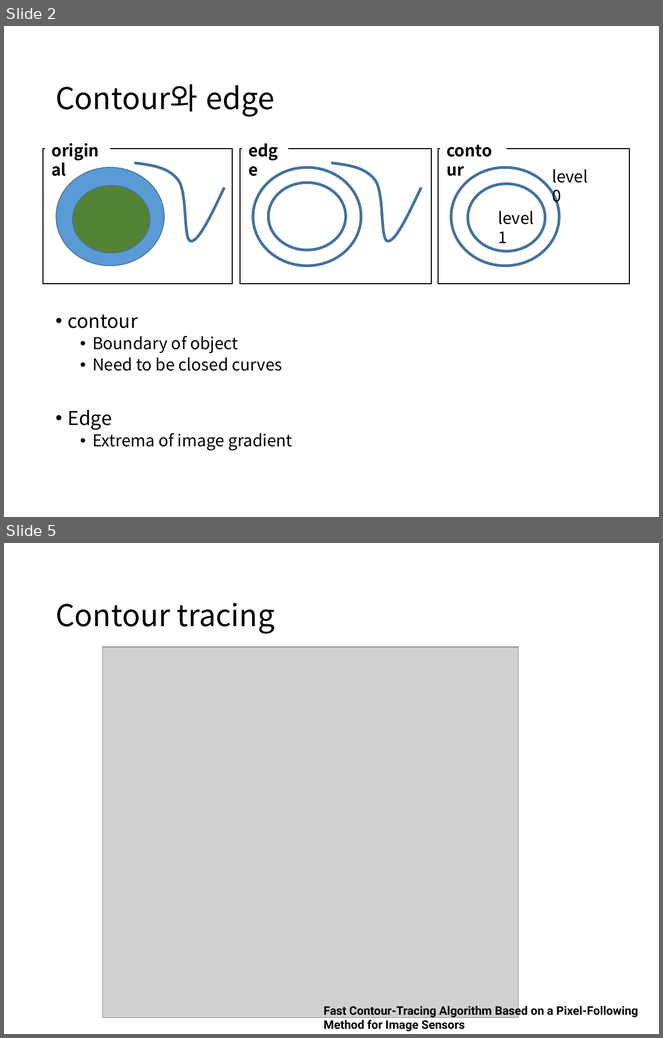
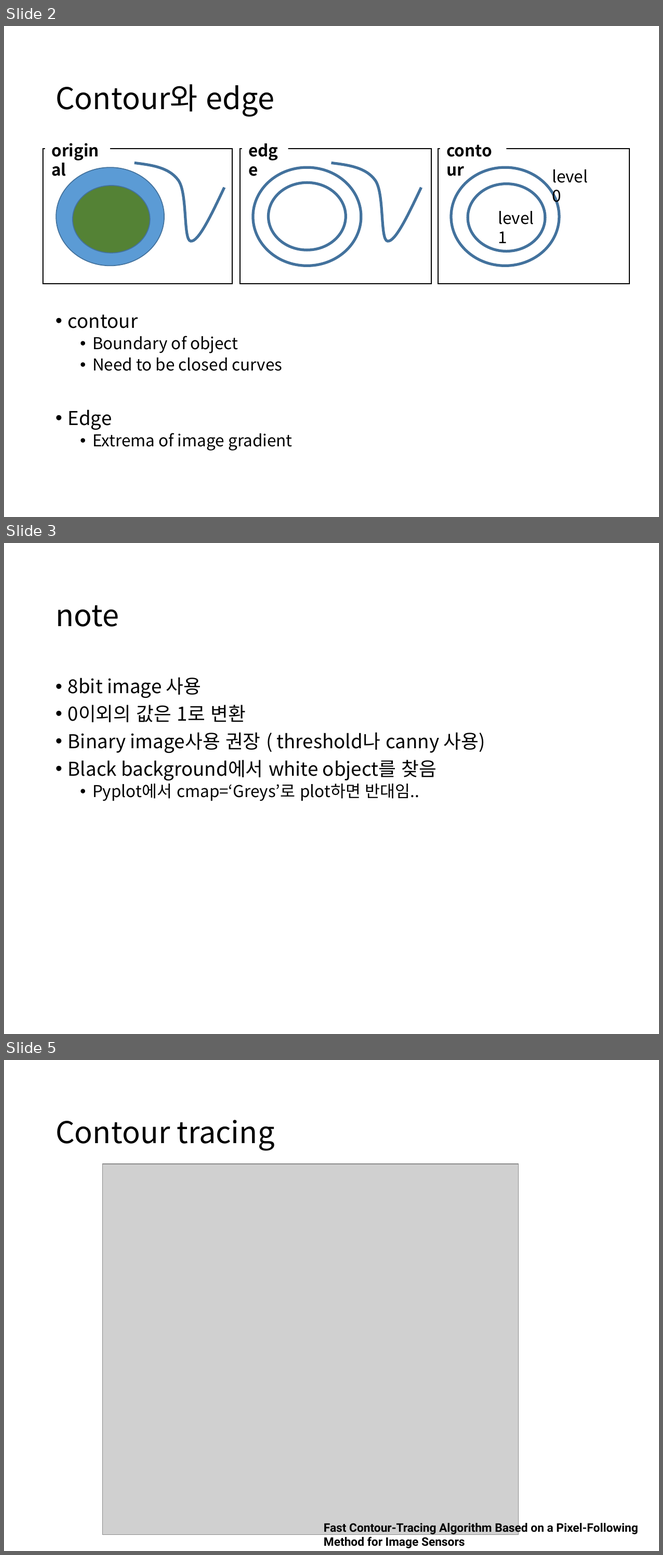
Before and after one commit to boy1089/MyProject, a slide deck: contour/contour 3.pptx. Shown one above the other, each under a label of ours: slides 2 and 5 before the commit, slides 2, 3 and 5 after it; the slides between them are not shown. The pictures are 663x1038 and 663x1555 pixels, drawn with LibreOffice and Linux fonts; fonts in the diff are those of the drawing; grey boxes stand for pictures. Boxes give left, top, right and bottom in pixels: in the first picture for what was removed or moved away, otherwise in the second. Text is boxed around its words. In the diff, an @@ line names an element or a change of style, - is before the commit and + after.

```diff
--- a/contour/contour 3.pptx
+++ b/contour/contour 3.pptx
@@ slide 3 added at <box>4,543,659,1034</box>, background #FFFFFF @@
@@ title added at <box>55,605,119,627</box>, 33 pt, text #000000 @@
+note
@@ text added at <box>68,677,485,801</box>, 21 pt, text #000000 @@
+• 8bit image 사용
+• 0이외의 값은 1로 변환
+• Binary image사용 권장 ( threshold나 canny 사용)
+• Black background에서 white object를 찾음
+  • Pyplot에서 cmap=‘Greys’로 plot하면 반대임..
```
Also in this commit, not shown: 4 slides changed, 2 other slides added, 3 slides removed.
